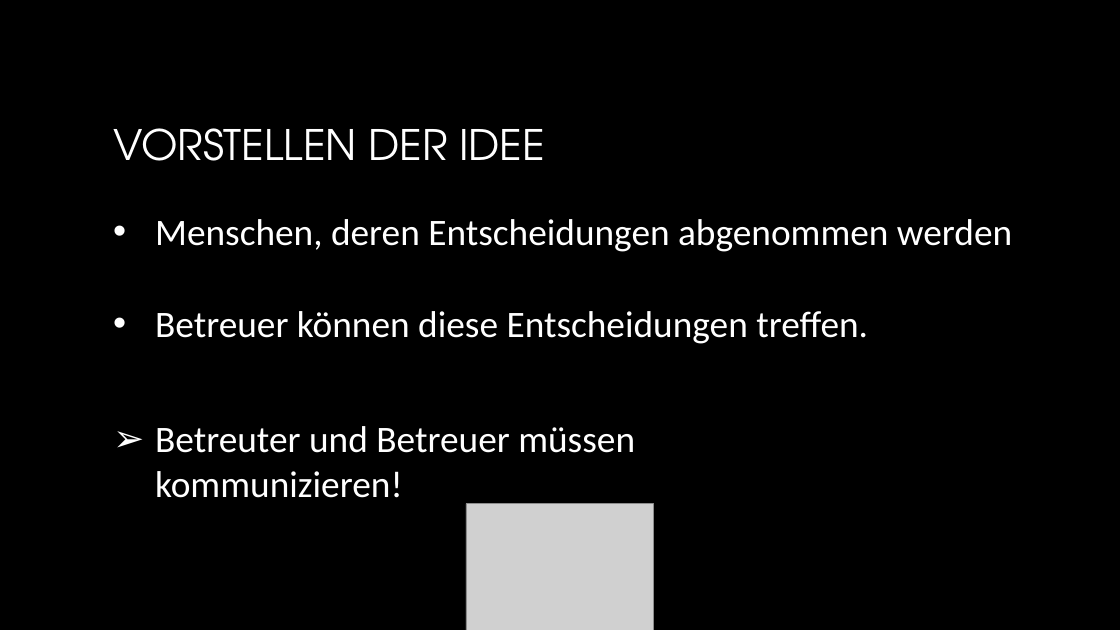
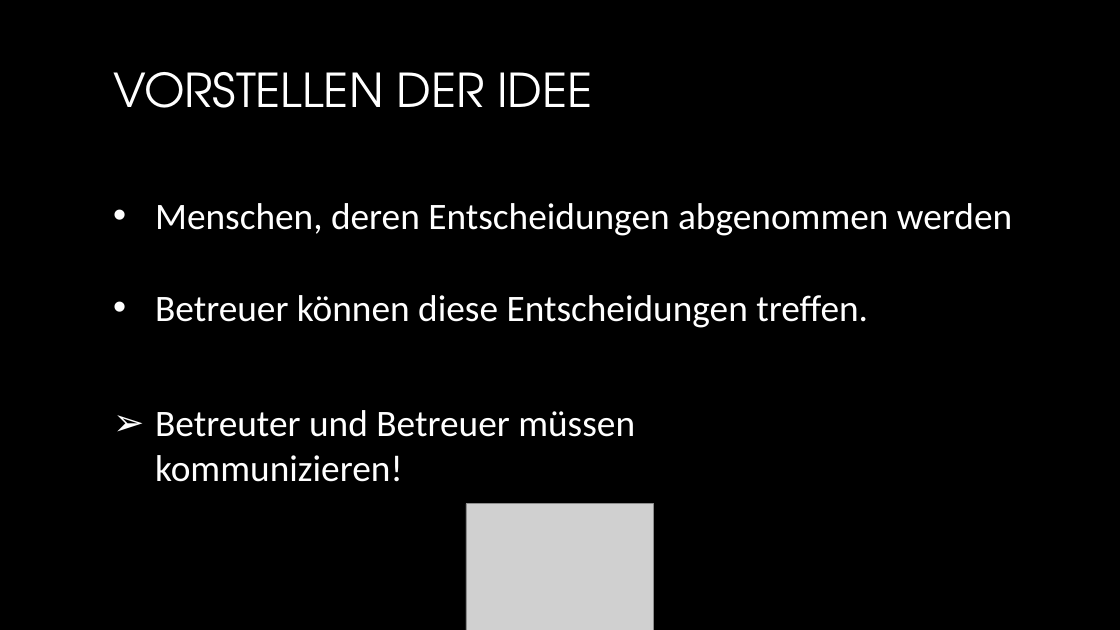
Before and after one commit to YK18415/TeamAndroid, a slide deck: slide 4 of documentation/TeamAndroid_Praesentation.pptx (slide 3 before the commit). Drawn at 1120x630 pixels with LibreOffice and Linux fonts; fonts in the diff are those of the drawing; grey boxes stand for pictures; background and template pictures are left out. Boxes give left, top, right and bottom in pixels: in the first picture for what was removed or moved away, otherwise in the second. Text is boxed around its words. In the diff, an @@ line names an element or a change of style, - is before the commit and + after.

```diff
--- a/documentation/TeamAndroid_Praesentation.pptx
+++ b/documentation/TeamAndroid_Praesentation.pptx
@@ text "VORSTELLEN DER IDEE": place and size @@
-text "VORSTELLEN DER IDEE" at [113, 128, 545, 161]
+text "VORSTELLEN DER IDEE" at [113, 72, 592, 108]
@@ text "VORSTELLEN DER IDEE" at [113, 72, 592, 108]: size 36 to 40 pt @@
@@ 3 texts: place and size @@
-3 texts at [155, 219, 1012, 498]
+3 texts at [155, 203, 1012, 482]
```
Also in this commit, not shown: 2 other slides changed, 10 slides added, 2 slides removed, 4 other files.
